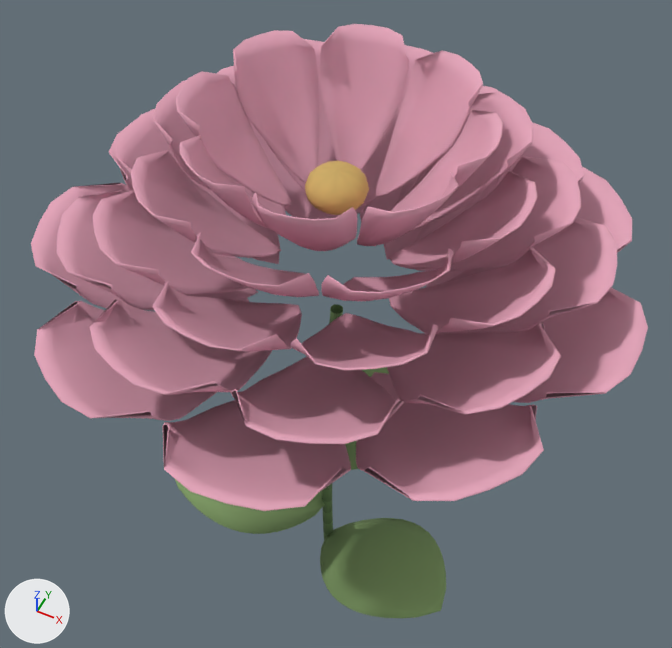
The glTF model www/models/flowers/peony-epic-v2.glb: old version first, new version second.
Rendered twice from a camera (50 mm lens) standing at (0.78, -1.51, 3.25) and looking at (-0.04, 0.14, 1.18). The axes (+X, +Y, +Z) are drawn at lower left. The lights are the same throughout. The older version comes first. Vertices at exactly the same position are counted once.

Objects in the first picture: 'peony-epic-v2-center', 'peony-epic-v2-leaf', 'peony-epic-v2-petal' and 1 more.
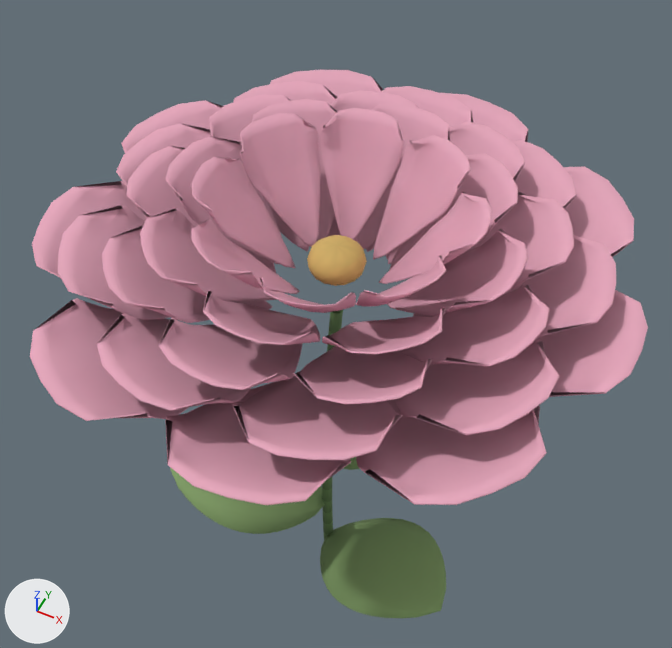
What differs and where, as boxes [x1, y1, x2, y2] in the pictures (672 x 648 px; the box of a moved part takes in the faces that stretch with it):
'peony-epic-v2-petal', reshaped (11% shorter)
    before: [31, 24, 648, 511]
    after: [30, 70, 648, 505]
'peony-epic-v2-center', moved
    before: [305, 161, 369, 215]
    after: [307, 235, 367, 286]
part 2 of me_peony_epic_v2_petal, moved or reshaped
    before: [437, 288, 648, 403]
    after: [533, 290, 648, 397]
part 3 of me_peony_epic_v2_petal, moved or reshaped
    before: [356, 372, 544, 501]
    after: [356, 399, 547, 505]
part 4 of me_peony_epic_v2_petal, moved or reshaped
    before: [162, 400, 351, 511]
    after: [165, 381, 351, 505]
part 5 of me_peony_epic_v2_petal, moved or reshaped
    before: [34, 301, 217, 421]
    after: [30, 298, 189, 421]
part 6 of me_peony_epic_v2_petal, moved or reshaped
    before: [31, 183, 249, 310]
    after: [32, 181, 147, 279]
part 7 of me_peony_epic_v2_petal, moved or reshaped (mostly hidden before)
    before: [254, 229, 280, 264]
    after: [121, 100, 223, 153]
part 8 of me_peony_epic_v2_petal, moved or reshaped (mostly hidden)
    before: [327, 214, 339, 218]
    after: [269, 70, 383, 236]
part 9 of me_peony_epic_v2_petal, moved or reshaped
    before: [384, 225, 424, 260]
    after: [386, 93, 528, 260]
part 10 of me_peony_epic_v2_petal, moved or reshaped
    before: [425, 167, 632, 288]
    after: [564, 166, 634, 258]
part 11 of me_peony_epic_v2_petal, moved or reshaped
    before: [56, 24, 617, 444]
    after: [58, 81, 616, 460]

The change in detail:
me_peony_epic_v2_center is used by ob_peony_epic_v2_center; location (0.0, 0.0, 0.0).
me_peony_epic_v2_center had 144 vertices, 256 faces and spanned x -0.043..0.108, y -0.082..0.068, z 1.788..1.893.
me_peony_epic_v2_center now has 144 vertices, 256 faces and spans x -0.043..0.108, y -0.082..0.068, z 1.553..1.658.
me_peony_epic_v2_center part 1: the whole mesh is moved by (0.0, 0.0, -0.235).
me_peony_epic_v2_petal is used by ob_peony_epic_v2_petal; location (0.0, 0.0, 0.0).
me_peony_epic_v2_petal had 7826 vertices, 15480 faces and spanned x -0.7..0.79, y -0.76..0.75, z 1.42..2.06.
me_peony_epic_v2_petal now has 7826 vertices, 15480 faces and spans x -0.7..0.79, y -0.75..0.74, z 1.42..1.82.
me_peony_epic_v2_petal part 2: the loose piece of 182 vertices spanning x 0.27..0.79, y -0.21..0.2, z 1.42..1.66 is moved by (0.0, 0.0, 0.01).
me_peony_epic_v2_petal part 3: the loose piece of 182 vertices spanning x 0.21..0.68, y -0.58..-0.15, z 1.42..1.66 is moved by (0.0, 0.0, 0.01).
me_peony_epic_v2_petal part 4: the loose piece of 182 vertices spanning x -0.07..0.34, y -0.76..-0.24, z 1.42..1.66 is moved by (0.0, 0.01, 0.01).
me_peony_epic_v2_petal part 5: the loose piece of 182 vertices spanning x -0.46..-0.07, y -0.71..-0.21, z 1.42..1.66 is moved by (0.0, 0.0, 0.01).
me_peony_epic_v2_petal part 6: the loose piece of 182 vertices spanning x -0.7..-0.19, y -0.41..-0.01, z 1.42..1.66 is moved by (0.0, 0.0, 0.01).
me_peony_epic_v2_petal part 7: the loose piece of 182 vertices spanning x -0.7..-0.19, y 0.0..0.39, z 1.42..1.66 is moved by (0.0, 0.0, 0.01).
me_peony_epic_v2_petal part 8: the loose piece of 182 vertices spanning x -0.46..-0.07, y 0.2..0.69, z 1.42..1.66 is moved by (0.0, 0.01, 0.01).
me_peony_epic_v2_petal part 9: the loose piece of 182 vertices spanning x -0.07..0.34, y 0.22..0.75, z 1.42..1.66 is moved by (0.0, -0.01, 0.01).
me_peony_epic_v2_petal part 10: the loose piece of 182 vertices spanning x 0.21..0.68, y 0.14..0.57, z 1.42..1.66 is moved by (0.0, 0.0, 0.01).
me_peony_epic_v2_petal part 11: 6188 of 7826 vertices moved; they spanned x -0.63..0.69, y -0.65..0.65, z 1.51..2.06 and now span x -0.61..0.7, y -0.65..0.66, z 1.46..1.82; mean shift (0.0, 0.0, -0.12); largest move (0.34, 0.14, 2.05) -> (0.35, 0.15, 1.81).
